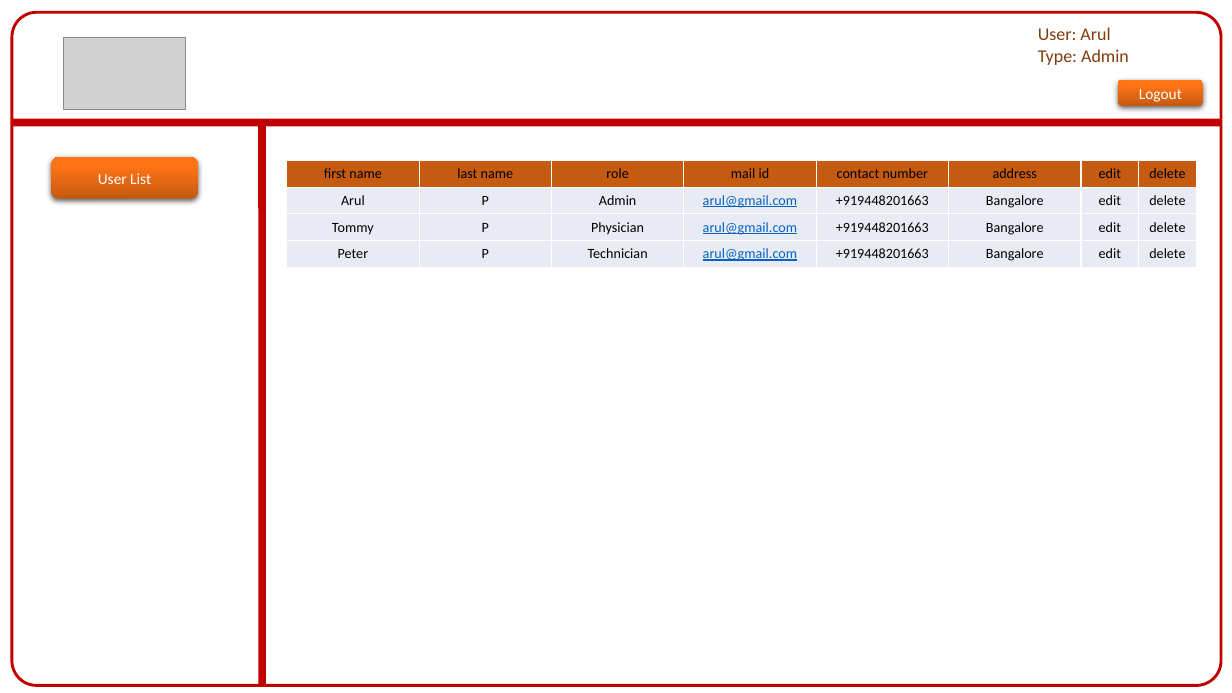
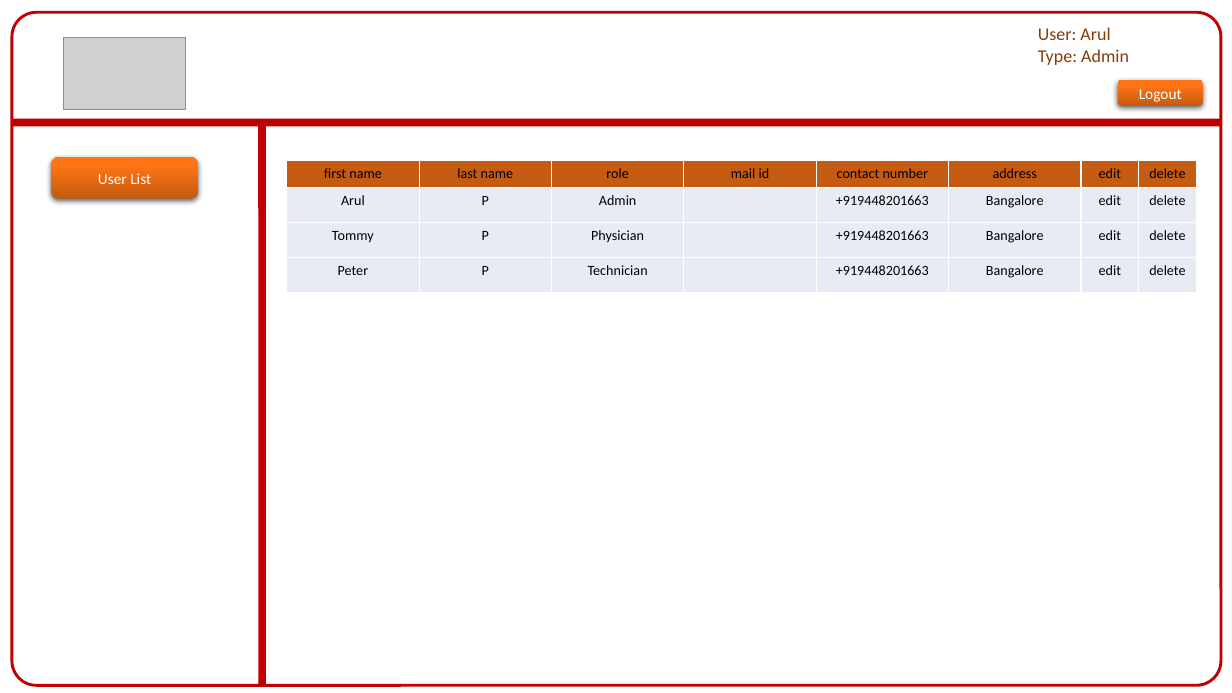
Before and after one commit to ArraygenTechnology/FlaskApp, a slide deck: slide 10 of GUI_project_requirement.pptx. Drawn at 1232x693 pixels with LibreOffice and Linux fonts; fonts in the diff are those of the drawing; grey boxes stand for pictures. Boxes give left, top, right and bottom in pixels: in the first picture for what was removed or moved away, otherwise in the second. Text is boxed around its words. In the diff, an @@ line names an element or a change of style, - is before the commit and + after.

```diff
--- a/GUI_project_requirement.pptx
+++ b/GUI_project_requirement.pptx
@@ table at box(287, 161, 1195, 282) @@
-row 2, column 4: arul@gmail.com
+row 2, column 4: 
-row 3, column 4: arul@gmail.com
+row 3, column 4: 
-row 4, column 4: arul@gmail.com
+row 4, column 4: 
```
Also in this commit, not shown: 3 other slides changed, 20 other files.
